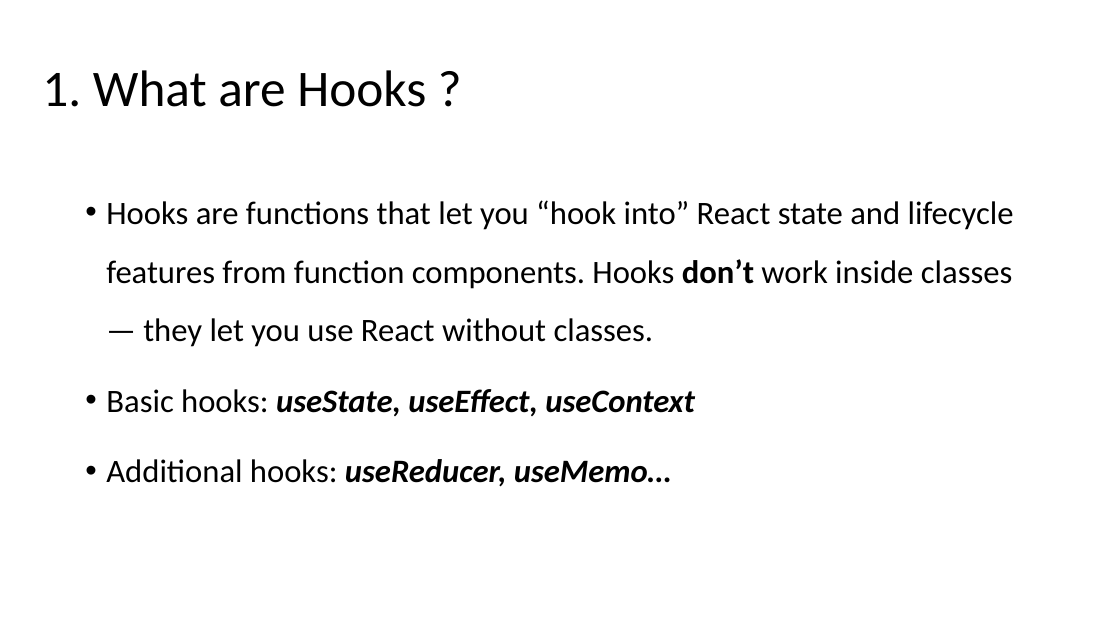
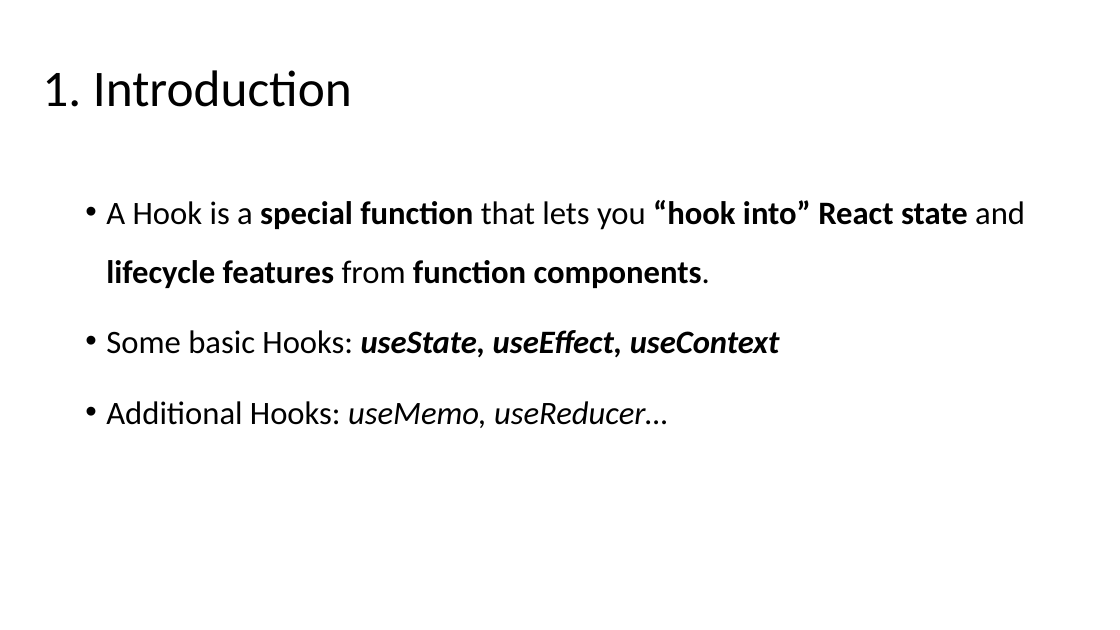
Before and after one commit to NhanHoang8195/react-hook-demo, a slide deck: slide 3 of ReactHooks.pptx (slide 4 before the commit). Drawn at 1120x630 pixels with LibreOffice and Linux fonts; fonts in the diff are those of the drawing. Boxes give left, top, right and bottom in pixels: in the first picture for what was removed or moved away, otherwise in the second. Text is boxed around its words. In the diff, an @@ line names an element or a change of style, - is before the commit and + after.

Commit message:
edit slides

```diff
--- a/ReactHooks.pptx
+++ b/ReactHooks.pptx
@@ title at (x1=42, y1=70, x2=352, y2=107): text changed @@
-1. What are Hooks ?
+1. Introduction
@@ text at (x1=106, y1=200, x2=1025, y2=428): text changed; bold on @@
-• Hooks are functions that let you “hook into” React state and lifecycle features from function components. Hooks don’t work inside classes — they let you use React without classes.
-• Basic hooks: useState, useEffect, useContext
-• Additional hooks: useReducer, useMemo…
+• A Hook is a special function that lets you “hook into” React state and lifecycle features from function components.
+• Some basic Hooks: useState, useEffect, useContext
+• Additional Hooks: useMemo, useReducer…
```
Also in this commit, not shown: 2 other slides changed, 1 slide removed.
